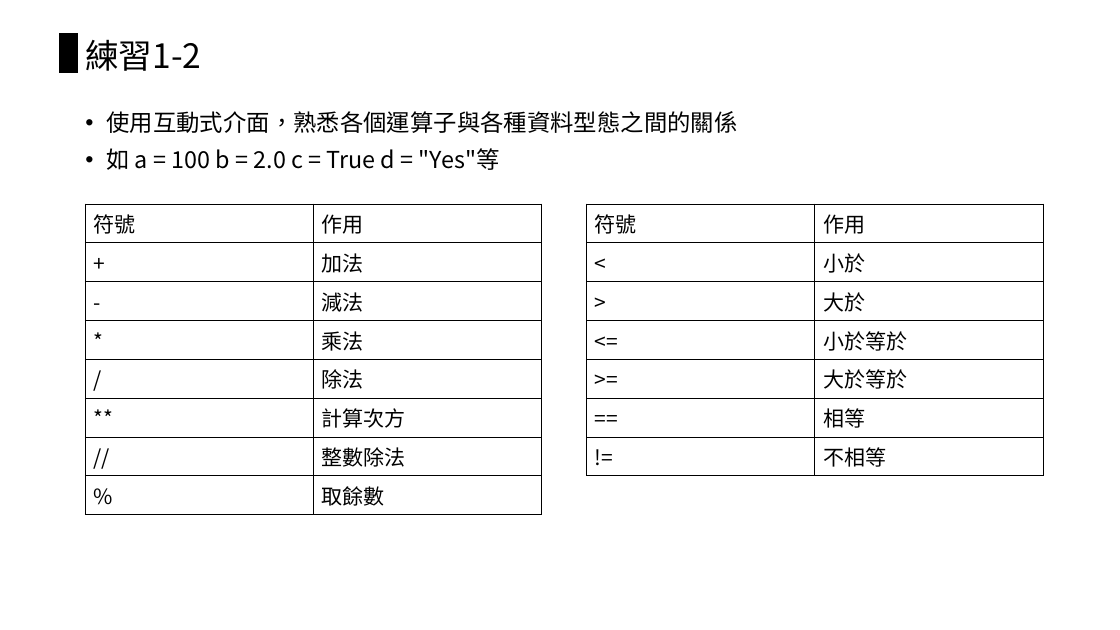
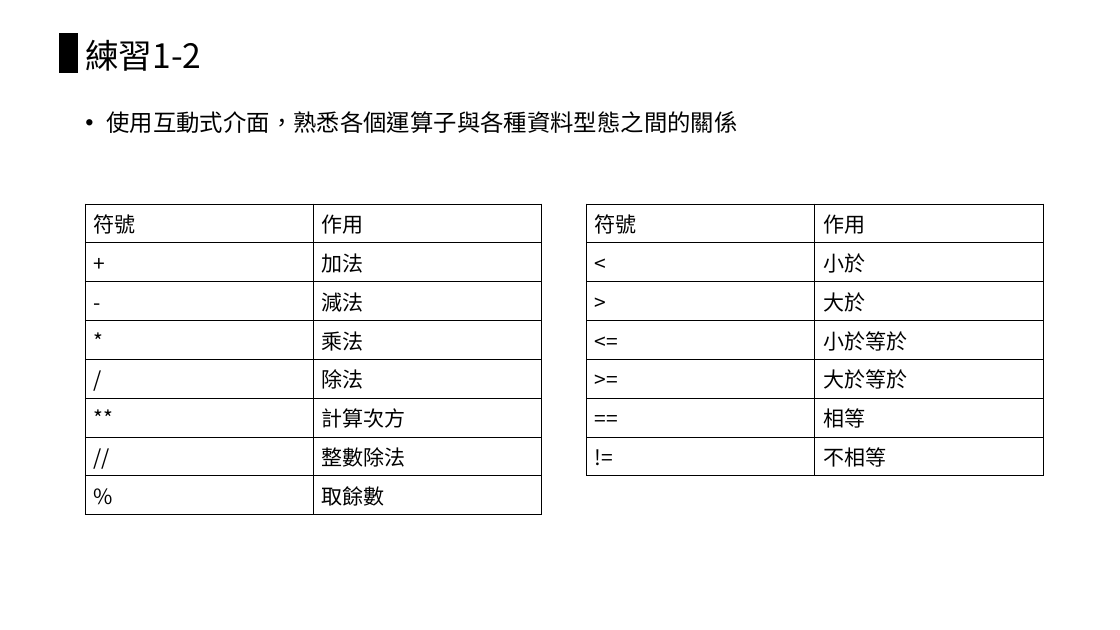
Before and after one commit to chiachin-yen/NCKU_workshop_2018, a slide deck: slide 50 of 2018_Eink工作營.pptx (slide 47 before the commit). Drawn at 1120x630 pixels with LibreOffice and Linux fonts; fonts in the diff are those of the drawing. Boxes give left, top, right and bottom in pixels: in the first picture for what was removed or moved away, otherwise in the second. Text is boxed around its words. In the diff, an @@ line names an element or a change of style, - is before the commit and + after.

```diff
--- a/2018_Eink工作營.pptx
+++ b/2018_Eink工作營.pptx
@@ text at (106, 148, 500, 170): paragraph removed @@
-• 如 a = 100 b = 2.0 c = True d = "Yes"等
```
Also in this commit, not shown: 27 other slides changed, 9 slides added, 2 slides removed, 6 other files.
